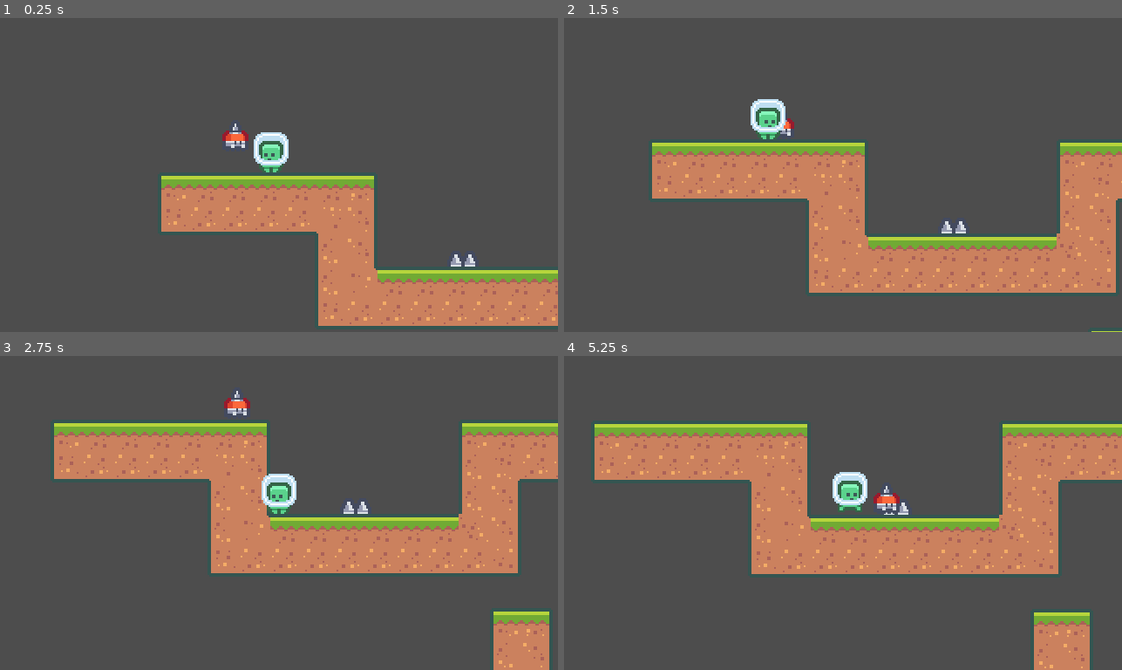
Above: before the commit, frames 1-4 (two rows, left to right).
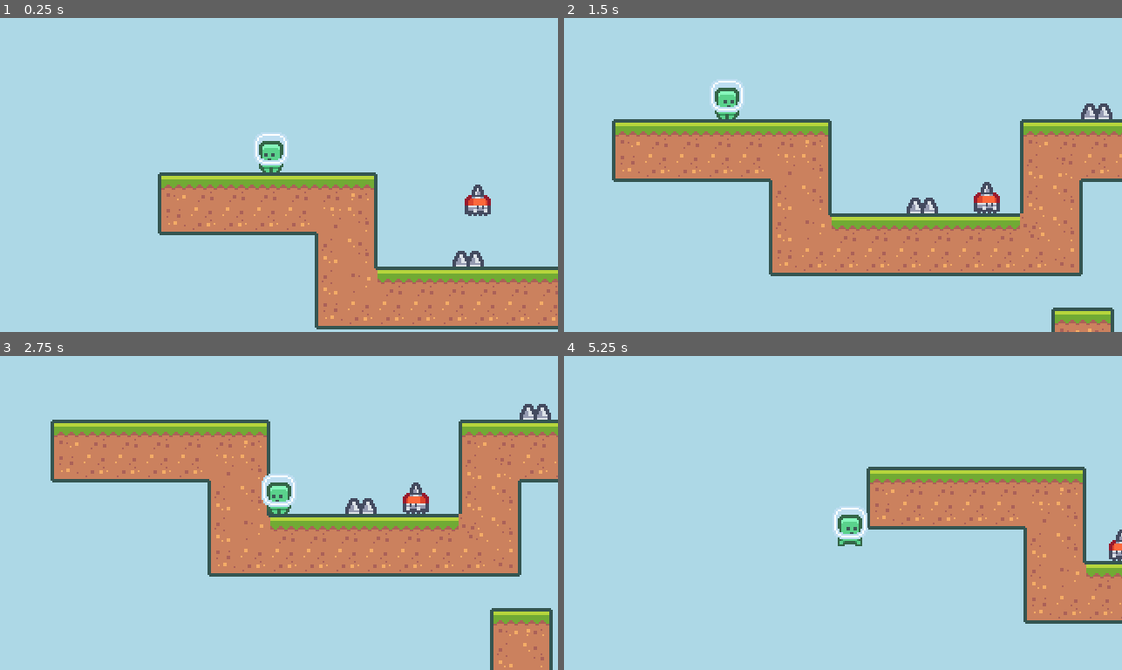
Above: after the commit, the same moments.

Repository: rprav-n/2D-Platformer
Game: Godot game, scene res://scenes/base_level/base_level.tscn
The game is run twice, just before and just after one commit, with the same random seed, the same clock (stepped at 60 frames per second) and the same inputs. This scene is started directly instead of the project's main scene.
Inputs:
- Up to frame 1 (0.25 s): no input
- Up to frame 2 (1.5 s): hold Right (move_right) from 0.53 s (still down); tap Space (jump) at 0.77 s
- Up to frame 3 (2.75 s): tap Space (jump) at 1.52 s; release Right (move_right) at 2.03 s; hold A (move_left) from 2.03 s (still down)
- Up to frame 4 (5.25 s): release A (move_left) at 2.78 s; hold Right (move_right) 2.78-4.28 s; tap Space (jump) at 3.02, 3.77, 4.52 s; hold A (move_left) 4.28-5.03 s; hold Right (move_right) from 5.03 s (still down)

The runs differ from the first frame. In frame 1, 81% of the frame differs, in the area x 0-100%, y 0-100%; in frame 2, 91%; in frame 3, 72%; in frame 4, 98%.

Commit message:
Making enemy kill player

Diff:
--- a/project.godot
+++ b/project.godot
@@ -52,7 +52,7 @@
 2d_physics/layer_1="Terrain"
 2d_physics/layer_2="Player"
 2d_physics/layer_3="Coin"
-2d_physics/layer_4="Spikes"
+2d_physics/layer_4="Hazard"
 2d_physics/layer_5="Enemy"
 2d_physics/layer_6="EnemyGoal"
 
--- a/scenes/base_level/base_level.gd
+++ b/scenes/base_level/base_level.gd
@@ -10,6 +10,7 @@
 var current_player: Player = null
 
 func _ready():
+	RenderingServer.set_default_clear_color(Color.LIGHT_BLUE)
 	spawn_position = player.global_position
 	register_player(player)
 
--- a/scenes/base_level/base_level.tscn
+++ b/scenes/base_level/base_level.tscn
@@ -17,13 +17,16 @@
 layer_0/tile_data = PackedInt32Array(196613, 65536, 11, 131077, 65536, 9, 196612, 65536, 11, 131076, 65536, 9, 196611,  …(2425 unchanged characters)…
 
 [node name="Spikes" parent="." instance=ExtResource("4_updwf")]
-position = Vector2(49, 36)
+position = Vector2(152, -18)
+
+[node name="Spikes2" parent="." instance=ExtResource("4_updwf")]
+position = Vector2(52, 36)
 
 [node name="Player" parent="." instance=ExtResource("2_vdke6")]
 position = Vector2(-61, -18)
 
 [node name="Enemy" parent="." instance=ExtResource("6_6lowd")]
-position = Vector2(-88, -50)
+position = Vector2(51, -13)
 
 [node name="EnemyGoal" parent="." instance=ExtResource("7_5ivuo")]
 position = Vector2(114, 36)
--- a/scenes/enemy/enemy.tscn
+++ b/scenes/enemy/enemy.tscn
@@ -1,8 +1,14 @@
-[gd_scene load_steps=7 format=3 uid="uid://dp46wvvkhj51a"]
+[gd_scene load_steps=8 format=3 uid="uid://dp46wvvkhj51a"]
 
 [ext_resource type="Script" path="res://scenes/enemy/enemy.gd" id="1_m2evk"]
 [ext_resource type="Texture2D" uid="uid://d08ydtgk3qbuv" path="res://assets/enemy/character_0015.png" id="1_qigxk"]
 [ext_resource type="Texture2D" uid="uid://dvmwmdx287lha" path="res://assets/enemy/character_0016.png" id="2_f1by7"]
+
+[sub_resource type="RectangleShape2D" id="RectangleShape2D_4fdqg"]
+size = Vector2(10, 7)
+
+[sub_resource type="RectangleShape2D" id="RectangleShape2D_8l5q6"]
+size = Vector2(10, 12)
 
 [sub_resource type="SpriteFrames" id="SpriteFrames_raf8e"]
 animations = [{
@@ -18,26 +24,12 @@
 "speed": 8.0
 }]
 
-[sub_resource type="RectangleShape2D" id="RectangleShape2D_8l5q6"]
-size = Vector2(10, 12)
-
-[sub_resource type="RectangleShape2D" id="RectangleShape2D_4fdqg"]
-size = Vector2(10, 7)
+[sub_resource type="CircleShape2D" id="CircleShape2D_s7toi"]
+radius = 6.0
 
 [node name="Enemy" type="CharacterBody2D"]
 collision_layer = 16
 script = ExtResource("1_m2evk")
-
-[node name="AnimatedSprite2D" type="AnimatedSprite2D" parent="."]
-sprite_frames = SubResource("SpriteFrames_raf8e")
-animation = &"run"
-autoplay = "run"
-frame_progress = 0.233323
-offset = Vector2(0, -12)
-
-[node name="CollisionShape2D" type="CollisionShape2D" parent="."]
-position = Vector2(-0.5, -6)
-shape = SubResource("RectangleShape2D_8l5q6")
 
 [node name="GoalDetector" type="Area2D" parent="."]
 collision_layer = 0
@@ -47,4 +39,23 @@
 position = Vector2(-0.5, -3.5)
 shape = SubResource("RectangleShape2D_4fdqg")
 
+[node name="CollisionShape2D" type="CollisionShape2D" parent="."]
+position = Vector2(-0.5, -6)
+shape = SubResource("RectangleShape2D_8l5q6")
+
+[node name="AnimatedSprite2D" type="AnimatedSprite2D" parent="."]
+sprite_frames = SubResource("SpriteFrames_raf8e")
+animation = &"run"
+autoplay = "run"
+frame_progress = 0.175552
+offset = Vector2(0, -12)
+
+[node name="HazardArea" type="Area2D" parent="."]
+collision_layer = 8
+collision_mask = 0
+
+[node name="CollisionShape2D" type="CollisionShape2D" parent="HazardArea"]
+position = Vector2(0, -6)
+shape = SubResource("CircleShape2D_s7toi")
+
 [connection signal="area_entered" from="GoalDetector" to="." method="_on_goal_detector_area_entered"]
